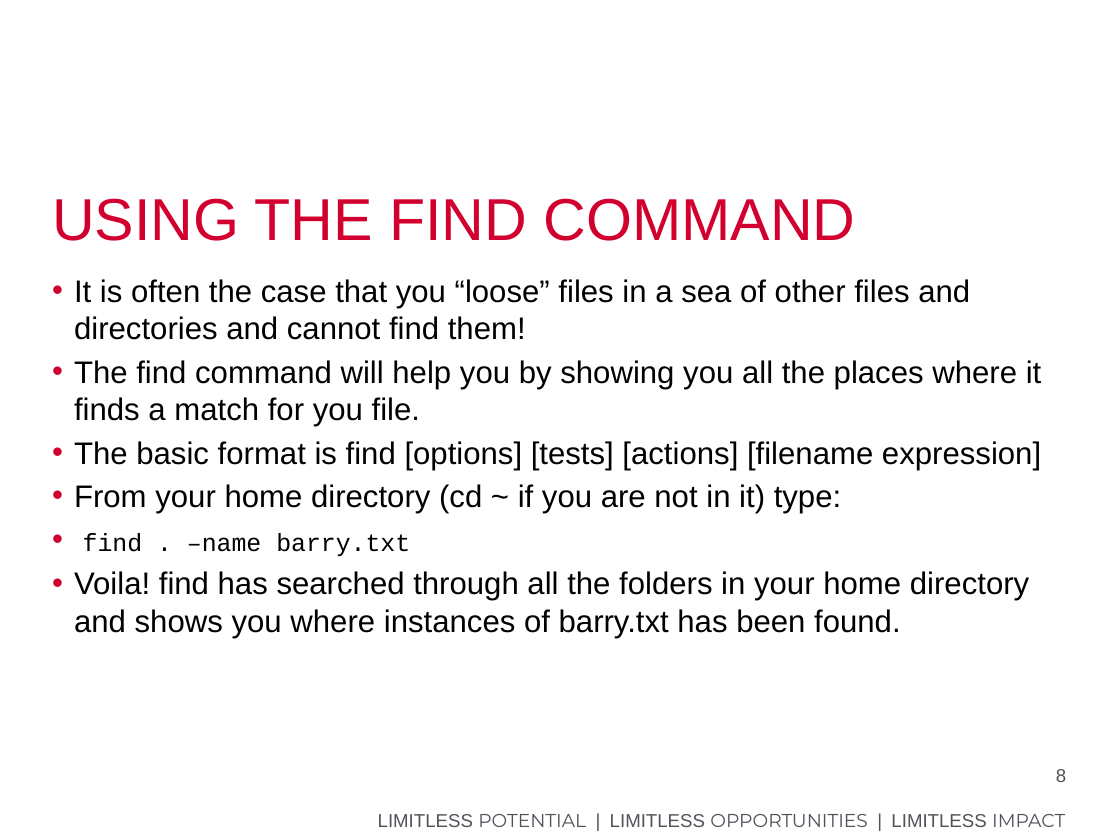
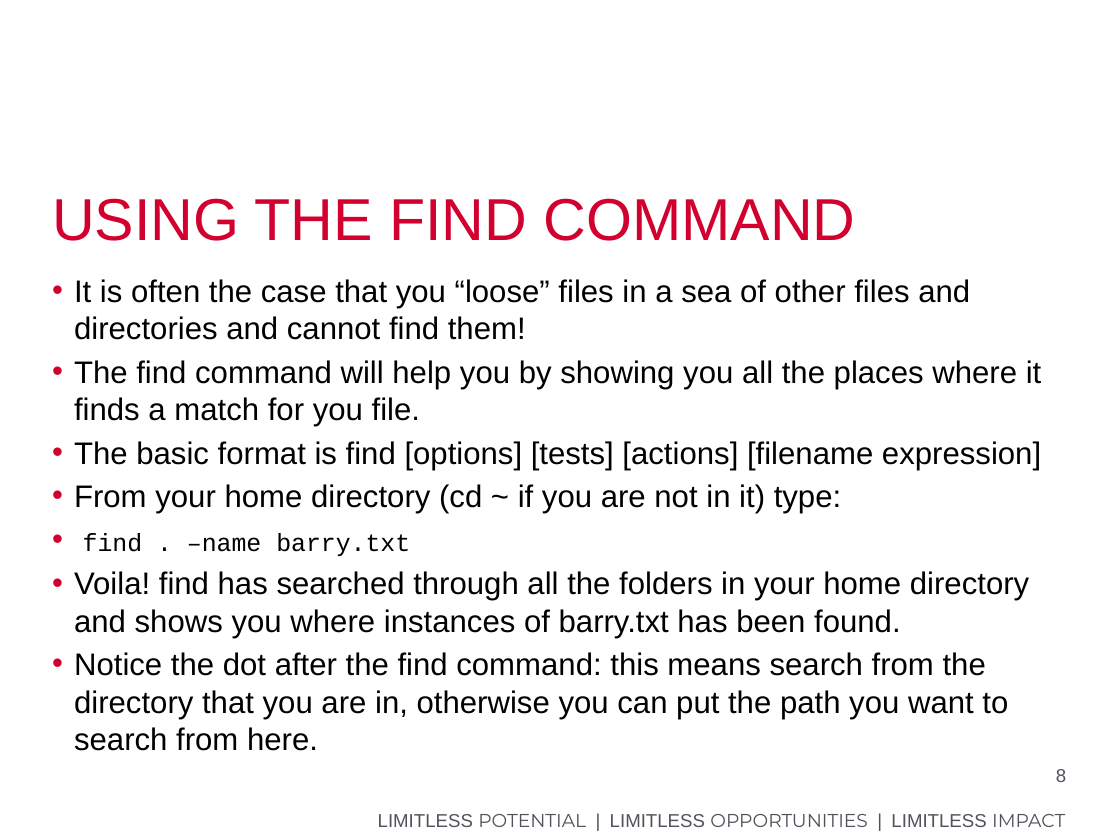
Before and after one commit to paulmheaton/Unix-Intermediate, a slide deck: slide 8 of Unix intermediate.pptx. Drawn at 1120x840 pixels with LibreOffice and Linux fonts; fonts in the diff are those of the drawing; background and template pictures are left out. Boxes give left, top, right and bottom in pixels: in the first picture for what was removed or moved away, otherwise in the second. Text is boxed around its words. In the diff, an @@ line names an element or a change of style, - is before the commit and + after.

```diff
--- a/Unix intermediate.pptx
+++ b/Unix intermediate.pptx
@@ text at (74, 652, 1008, 751): paragraph added @@
+• Notice the dot after the find command: this means search from the directory that you are in, otherwise you can put the path you want to search from here.
```
Also in this commit, not shown: 3 other slides changed, 8 slides removed, 1 other file.
